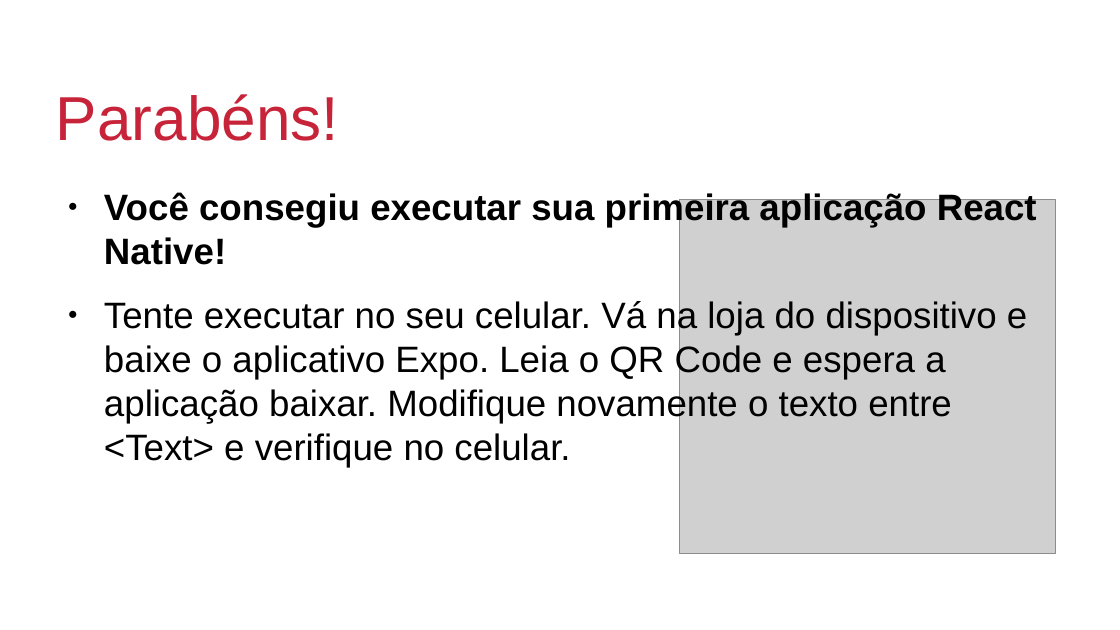
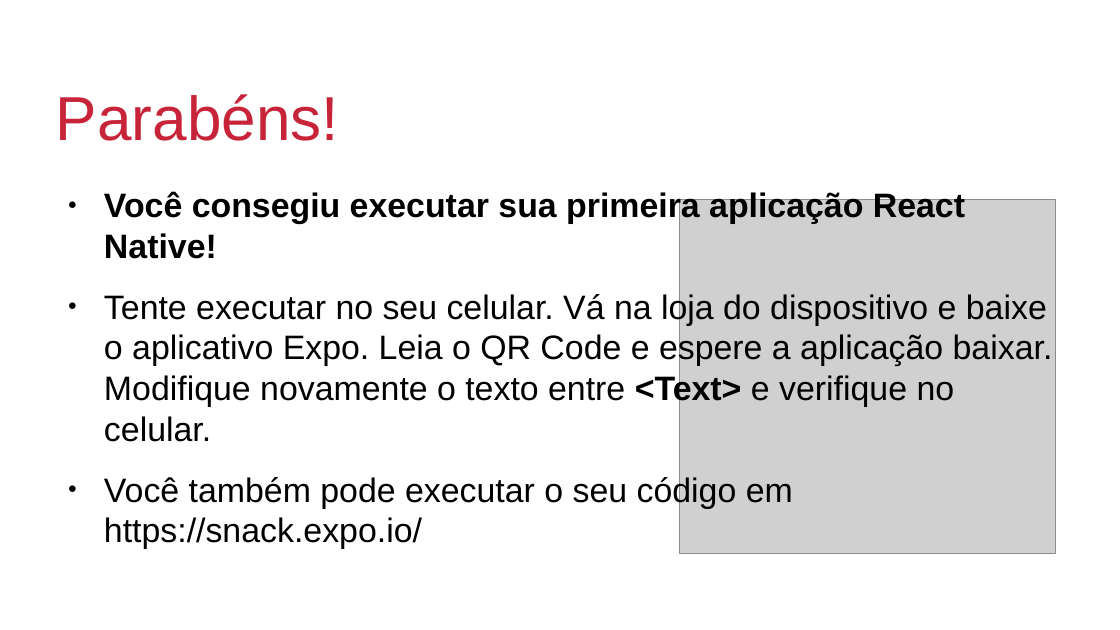
Before and after one commit to johnmagt/PIDM-2019_2, a slide deck: slide 15 of SLIDES/aula01.odp. Drawn at 1120x630 pixels with LibreOffice and Linux fonts; fonts in the diff are those of the drawing; grey boxes stand for pictures; background and template pictures are left out. Boxes give left, top, right and bottom in pixels: in the first picture for what was removed or moved away, otherwise in the second. Text is boxed around its words. In the diff, an @@ line names an element or a change of style, - is before the commit and + after.

```diff
--- a/SLIDES/aula01.odp
+++ b/SLIDES/aula01.odp
@@ text at <box>104,190,965,259</box>: size 26 to 24.1 pt in "Você consegiu executar sua primeira aplicação React ..." @@
@@ text at <box>104,292,1053,508</box>: text changed; size 26 to 24.1 pt @@
-● Tente executar no seu celular. Vá na loja do dispositivo e baixe o aplicativo Expo. Leia o QR Code e espera a aplicação baixar. Modifique novamente o texto entre <Text> e verifique no celular.
+● Tente executar no seu celular. Vá na loja do dispositivo e baixe o aplicativo Expo. Leia o QR Code e espere a aplicação baixar. Modifique novamente o texto entre <Text> e verifique no celular.
+● Você também pode executar o seu código em https://snack.expo.io/
```
Also in this commit, not shown: 7 other slides changed, 11 slides added, 1 slide removed, 1 other file.
